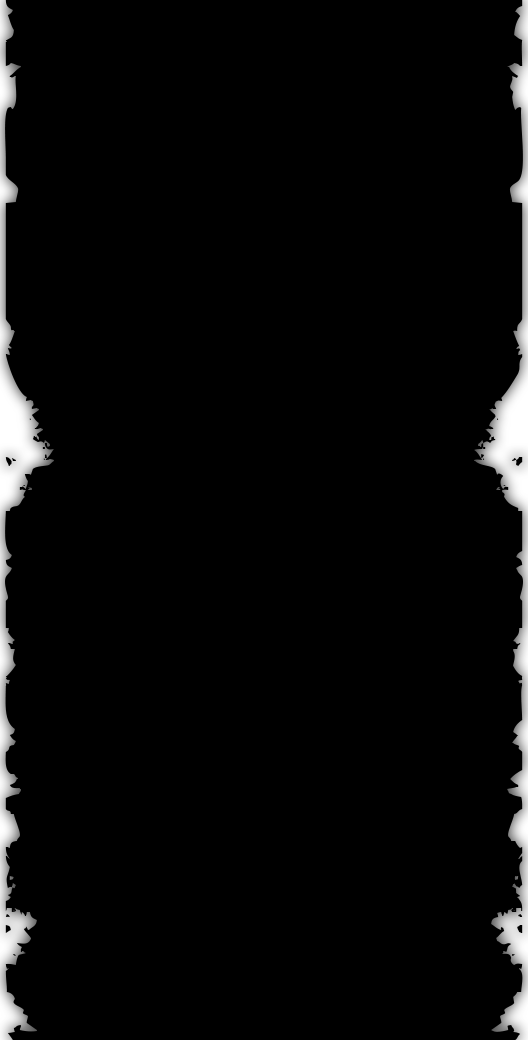
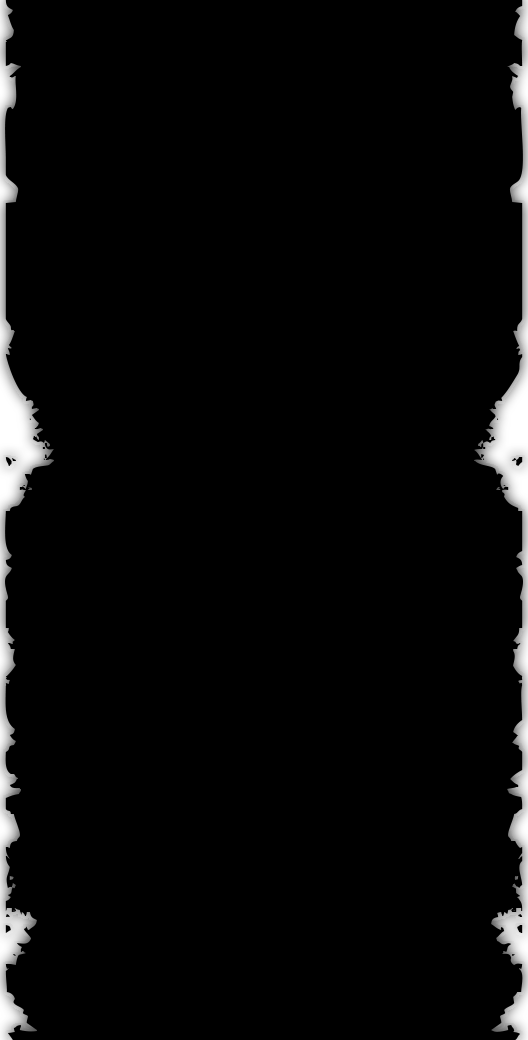
Comparing the layer stacks of the two 528x1040 images. Changes:
added layer "Forme 1 copie 3" above "Forme 1" over [5, 0, 523, 1040]
hid "Forme 1", painted on it over [5, 0, 523, 1040]
